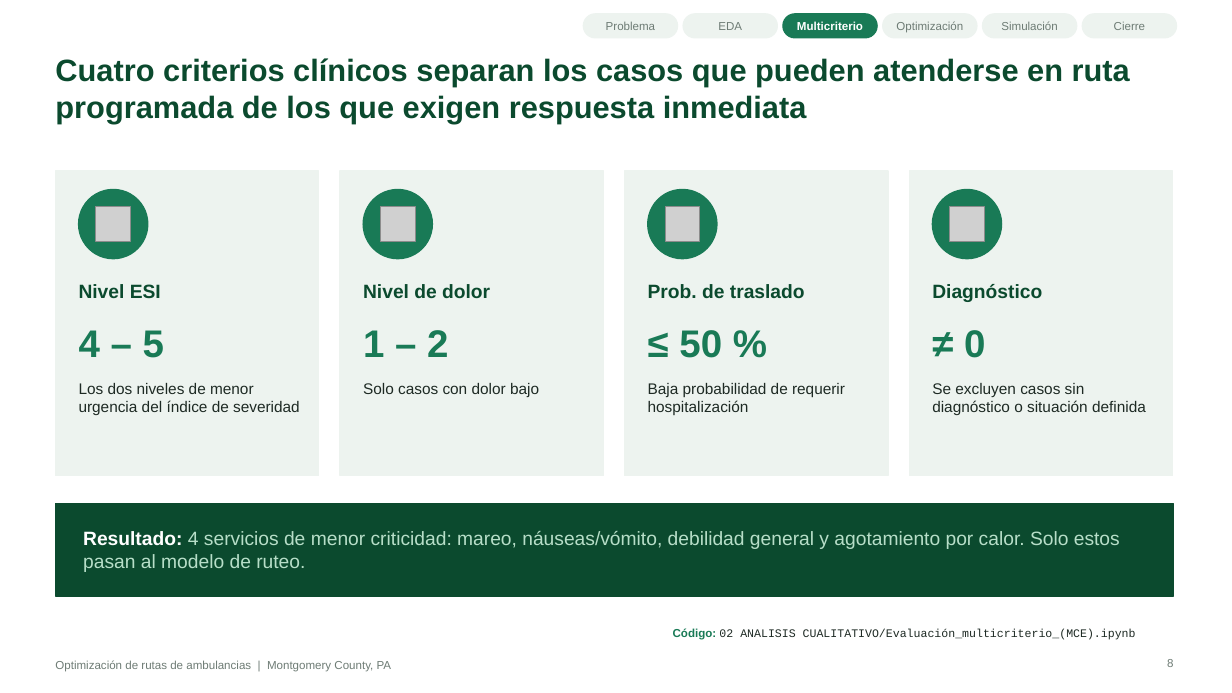
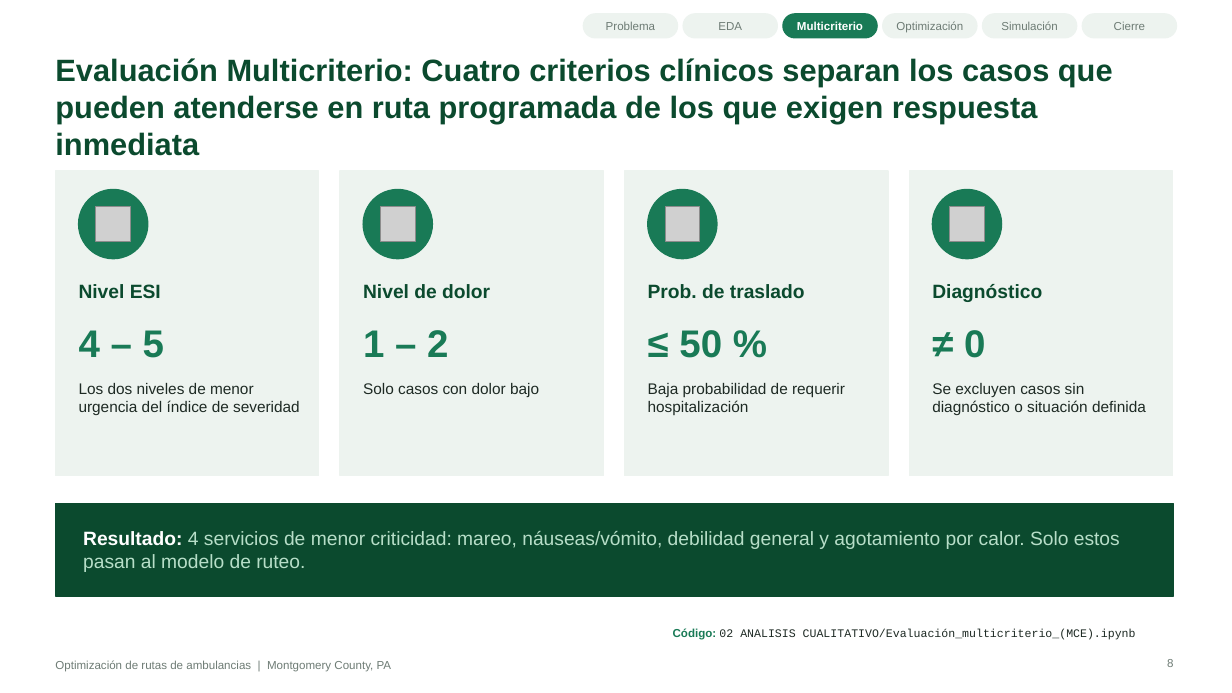
Before and after one commit to juan-aguilera/Proyecto-TDEM, a slide deck: slide 8 of Presentacion_Rutas_Ambulancias.pptx. Drawn at 1232x693 pixels with LibreOffice and Linux fonts; fonts in the diff are those of the drawing; grey boxes stand for pictures; background and template pictures are left out. Boxes give left, top, right and bottom in pixels: in the first picture for what was removed or moved away, otherwise in the second. Text is boxed around its words. In the diff, an @@ line names an element or a change of style, - is before the commit and + after.

```diff
--- a/Presentacion_Rutas_Ambulancias.pptx
+++ b/Presentacion_Rutas_Ambulancias.pptx
@@ title at (55, 58, 1113, 156): text changed @@
-Cuatro criterios clínicos separan los casos que pueden atenderse en ruta programada de los que exigen respuesta inmediata
+Evaluación Multicriterio: Cuatro criterios clínicos separan los casos que pueden atenderse en ruta programada de los que exigen respuesta inmediata
```
Also in this commit, not shown: 15 other slides changed.
